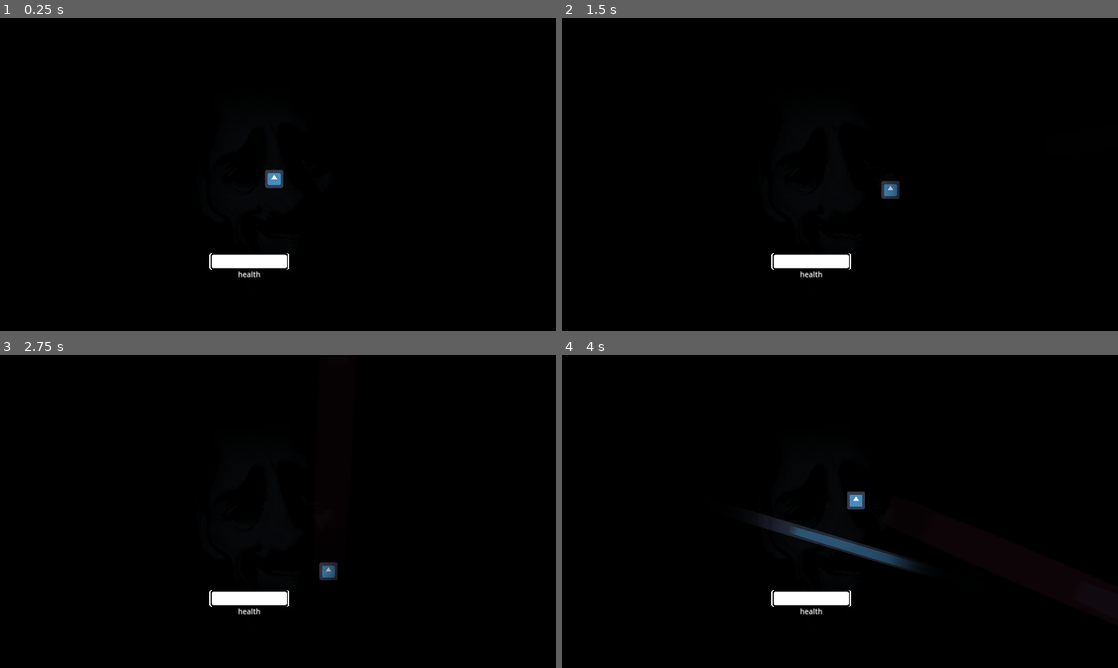
Above: before the commit, frames 1-4 (two rows, left to right).
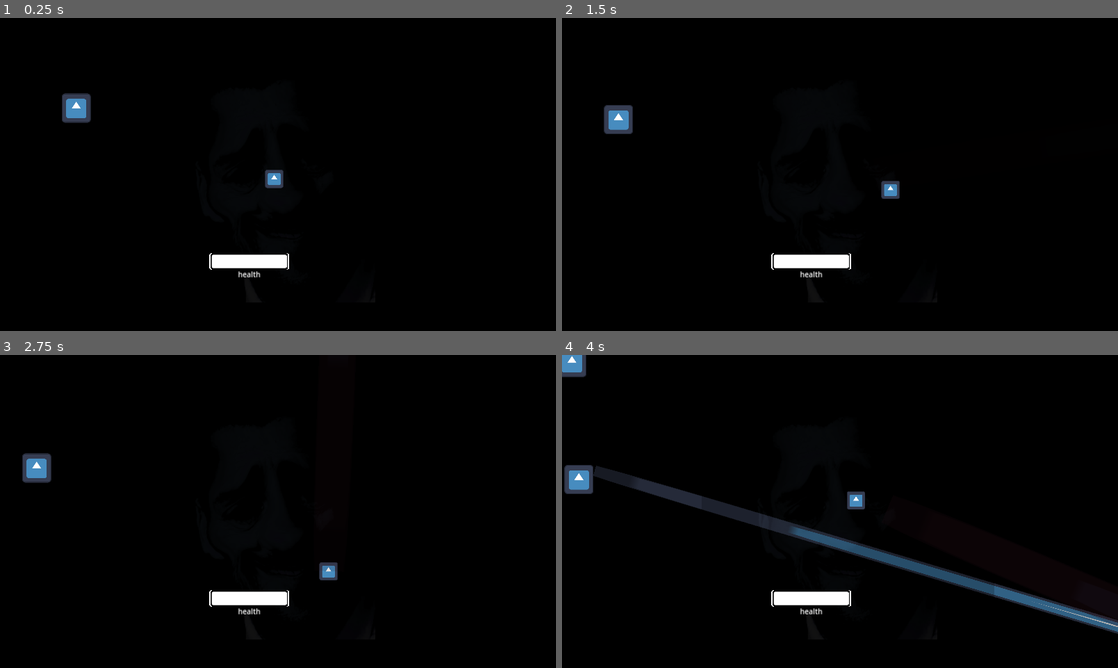
Above: after the commit, the same moments.

Repository: deppong/ludumdare54
Game: Godot game, scene res://objects/main.tscn
Same seed, same stepped clock (60 frames per second), same inputs: the game is played once before the commit and once after it. The engine's default icon, where the game draws it, is replaced by a stand-in: a white triangle on a blue panel in a dark square.
Inputs (mouse positions are in pixels of both pictures, inside the frame that each line leads up to):
- Up to frame 1 (0.25 s): no input
- Up to frame 2 (1.5 s): move the mouse to (962, 158) at 0.52 s; hold D (MoveRight) 0.53-1.28 s; click (962, 158) at 0.6 s; move the mouse to (728, 190) at 1.27 s; hold S (MoveDown) from 1.28 s (still down); right-click (728, 190) at 1.35 s
- Up to frame 3 (2.75 s): move the mouse to (333, 442) at 2.02 s; release S (MoveDown) at 2.03 s; hold D (MoveRight) from 2.03 s (still down); click (333, 442) at 2.1 s
- Up to frame 4 (4 s): move the mouse to (812, 574) at 2.77 s; release D (MoveRight) at 2.78 s; hold W (MoveUp) 2.78-3.53 s; right-click (812, 574) at 2.85 s; move the mouse to (1006, 558) at 3.52 s; hold A (MoveLeft) from 3.53 s (still down); click (1006, 558) at 3.6 s

The runs differ from the first frame. In frame 1, 0.5% of the frame differs, in the area x 11-17%, y 24-34%; in frame 2, 0.6%; in frame 3, 0.6%; in frame 4, 3.8%, in the area x 0-100%, y 0-90%.

Commit message:
player_beam can kill the enemy

Diff:
--- a/objects/enemy.tscn
+++ b/objects/enemy.tscn
@@ -8,6 +8,8 @@
 height = 104.0
 
 [node name="Enemy" type="CharacterBody2D" groups=["enemy"]]
+collision_layer = 5
+collision_mask = 5
 script = ExtResource("1_n6urs")
 min = -22
 max = 22
@@ -16,7 +18,6 @@
 shape = SubResource("CapsuleShape2D_iq1kk")
 
 [node name="Sprite2D" type="Sprite2D" parent="."]
-visible = false
 scale = Vector2(0.792969, 0.792969)
 texture = ExtResource("2_3fmat")
 
--- a/objects/main.tscn
+++ b/objects/main.tscn
@@ -79,6 +79,7 @@
 position = Vector2(277, 303)
 
 [node name="mask" type="Sprite2D" parent="."]
+visible = false
 position = Vector2(964, 544.5)
 scale = Vector2(4.01667, 4.01111)
 texture = ExtResource("4_m1a6k")
--- a/objects/player_beam.tscn
+++ b/objects/player_beam.tscn
@@ -66,6 +66,7 @@
 
 [sub_resource type="Animation" id="Animation_ghkfr"]
 resource_name = "player_beam_fadeOut"
+length = 1.1
 tracks/0/type = "bezier"
 tracks/0/imported = false
 tracks/0/enabled = true
@@ -117,7 +118,7 @@
 tracks/4/interp = 1
 tracks/4/loop_wrap = true
 tracks/4/keys = {
-"times": PackedFloat32Array(1.01),
+"times": PackedFloat32Array(1.1),
 "transitions": PackedFloat32Array(1),
 "values": [{
 "args": [],
--- a/scripts/enemy.gd
+++ b/scripts/enemy.gd
@@ -20,7 +20,6 @@
 	velocity = Vector2(randf_range(min, max), randf_range(min, max))
 	velocity = velocity * 3
 
-
 func _process(delta):
 	move_and_slide()
 
@@ -33,8 +32,12 @@
 func _on_attack_timer_timeout():
 	fire(player.position)
 
-
 func radar_ping():
 	var pingInst = ping.instantiate()
 	pingInst.position = position
 	get_parent().add_child(pingInst)
+
+
+func enemy_take_damage():
+	# ENEMY DIED :(
+	queue_free()
--- a/scripts/player_beam.gd
+++ b/scripts/player_beam.gd
@@ -7,8 +7,8 @@
 
 func _process(_delta):
 	if($Area2D.has_overlapping_bodies()):
-		var overlap = $Area2D.get_overlapping_bodies() #node2d array
-		for item in overlap:
-			if(item.has_method("enemy_take_damage")):
-				item.enemy_take_damage()
-	pass
+		var bodies = $Area2D.get_overlapping_bodies() #node2d array
+		for body in bodies:
+			if(body.has_method("enemy_take_damage")):
+				print_debug("farts!")
+				body.enemy_take_damage()
